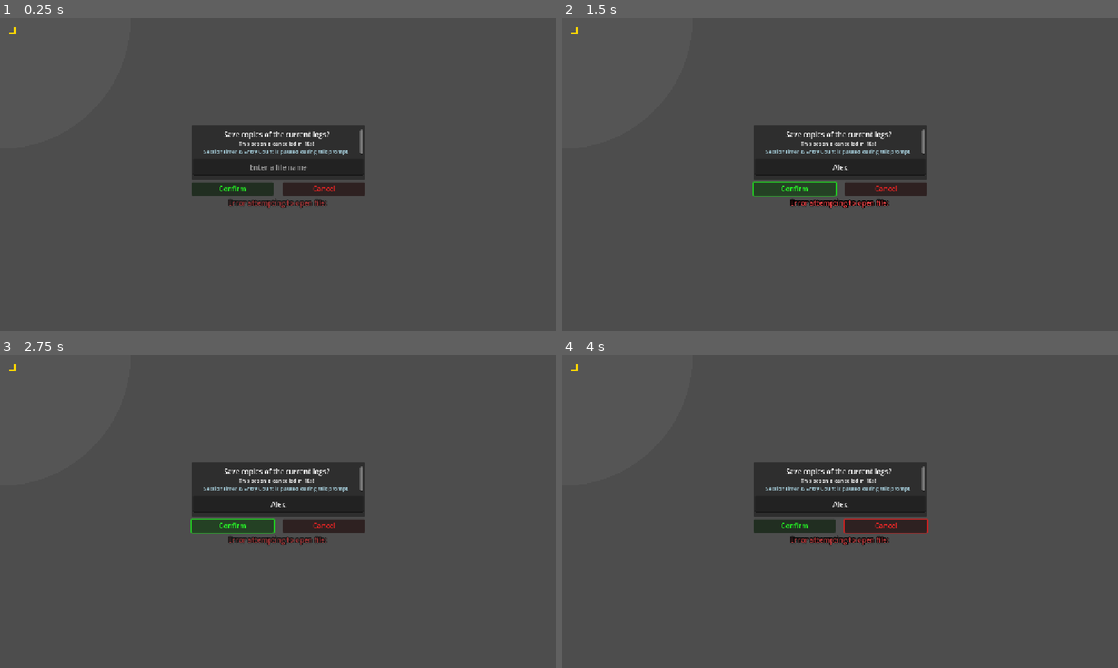
Above: before the commit, frames 1-4 (two rows, left to right).
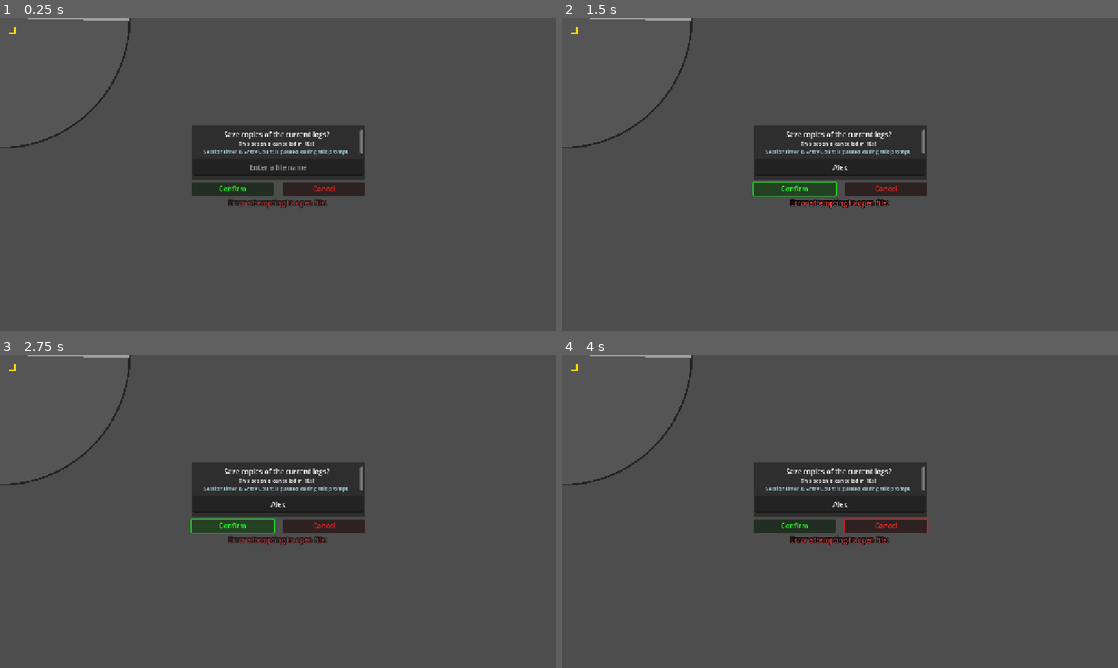
Above: after the commit, the same moments.

Repository: phrasmotica/godot-tower-defence
Game: Godot game, scene res://scenes/towers/components/tower_interaction.tscn
The game is run twice, just before and just after one commit, with the same random seed, the same clock (stepped at 60 frames per second) and the same inputs. This scene is started directly instead of the project's main scene.
Inputs (mouse positions are in pixels of both pictures, inside the frame that each line leads up to):
- Up to frame 1 (0.25 s): no input
- Up to frame 2 (1.5 s): click (840, 168) at 0.52 s; type "Alex" at 0.6 s; click "Confirm" at 1.25 s
- Up to frame 3 (2.75 s): click "Confirm" at 2 s
- Up to frame 4 (4 s): click "Cancel" at 2.75 s; move the mouse to (962, 495) at 3.52 s; hold Shift (fast_forward) from 3.53 s (still down); tap . (next_tower) at 3.6 s; click (962, 495) at 3.67 s

The runs differ from the first frame. In frame 1, 0.3% of the frame differs, in the area x 0-24%, y 0-42%; in frame 2, 0.3%; in frame 3, 0.3%; in frame 4, 0.3%.
Error in both runs: Trying to assign value of type 'Nil' to a variable of type 'Array'. (res://addons/GoLogger/Log.gd:296)

Commit message:
Start creating a shader for the range area sprite

Diff:
--- a/scenes/towers/components/range_area.gd
+++ b/scenes/towers/components/range_area.gd
@@ -14,8 +14,9 @@
 func _ready() -> void:
 	_refresh()
 
+# TODO: update the current time in the sprite's shader material
+
 func _refresh() -> void:
-	# TODO: create a fancy shader for the sprite!
 	if range_sprite:
 		var range_scale := radius / 10
 		range_sprite.scale = range_scale * Vector2.ONE
--- /dev/null
+++ b/scenes/towers/components/range_area.gdshader
@@ -0,0 +1,43 @@
+shader_type canvas_item;
+
+uniform float current_time;
+uniform float ring_width:hint_range(0.005, 0.02);
+
+bool is_in_scan_line(vec2 pos) {
+	float angle = atan(pos.y - 0.5, pos.x - 0.5);
+
+	float actual_time = current_time;
+	while (actual_time > PI) {
+		actual_time -= 2.0 * PI;
+	}
+
+	return abs(angle - actual_time) < 0.02;
+}
+
+bool is_in_border_ring(vec2 pos) {
+	float dist = distance(pos, vec2(0.5));
+
+	return dist > 0.5 - ring_width && dist < 0.5;
+}
+
+bool is_outside(vec2 pos) {
+	float dist = distance(pos, vec2(0.5));
+
+	return dist > 0.5;
+}
+
+void fragment() {
+	if (is_in_scan_line(UV)) {
+		COLOR.rgb = vec3(0.7);
+		COLOR.a = 0.8;
+	}
+
+	if (is_in_border_ring(UV)) {
+		COLOR.rgb = vec3(0.1);
+		COLOR.a = 0.8;
+	}
+
+	if (is_outside(UV)) {
+		COLOR = vec4(0.0);
+	}
+}
--- a/scenes/towers/components/range_area.tscn
+++ b/scenes/towers/components/range_area.tscn
@@ -1,7 +1,13 @@
-[gd_scene load_steps=5 format=3 uid="uid://bkiugvcd885f7"]
+[gd_scene load_steps=7 format=3 uid="uid://bkiugvcd885f7"]
 
 [ext_resource type="Script" uid="uid://bu8yx8gaixode" path="res://scenes/towers/components/range_area.gd" id="1_gs8lo"]
 [ext_resource type="Texture2D" uid="uid://i2j4kvn0w7q4" path="res://assets/sprites/range.png" id="1_m2nxb"]
+[ext_resource type="Shader" uid="uid://dp5cq5s2ribhp" path="res://scenes/towers/components/range_area.gdshader" id="2_bn3un"]
+
+[sub_resource type="ShaderMaterial" id="ShaderMaterial_ur6ke"]
+shader = ExtResource("2_bn3un")
+shader_parameter/current_time = 0.0
+shader_parameter/ring_width = 0.007
 
 [sub_resource type="AtlasTexture" id="AtlasTexture_xedab"]
 atlas = ExtResource("1_m2nxb")
@@ -23,4 +29,6 @@
 
 [node name="Sprite2D" type="AnimatedSprite2D" parent="."]
 unique_name_in_owner = true
+material = SubResource("ShaderMaterial_ur6ke")
+scale = Vector2(0.3, 0.3)
 sprite_frames = SubResource("SpriteFrames_ocubu")
Not shown, added: scenes/towers/components/range_area.gdshader.uid
